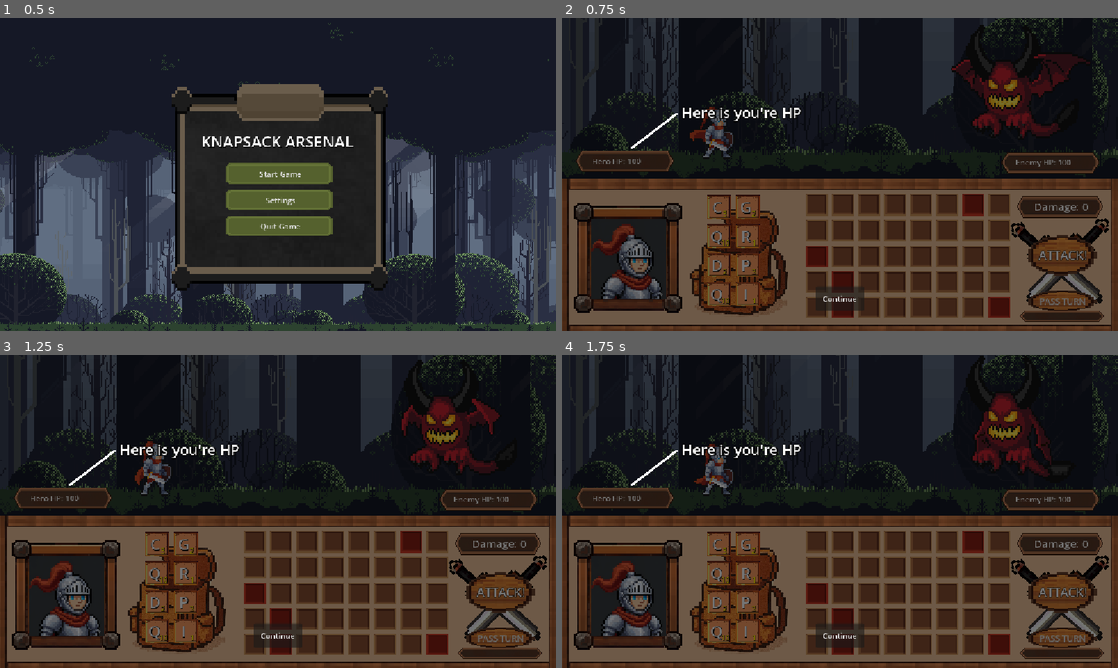
Above: before the commit, frames 1-4 (two rows, left to right).
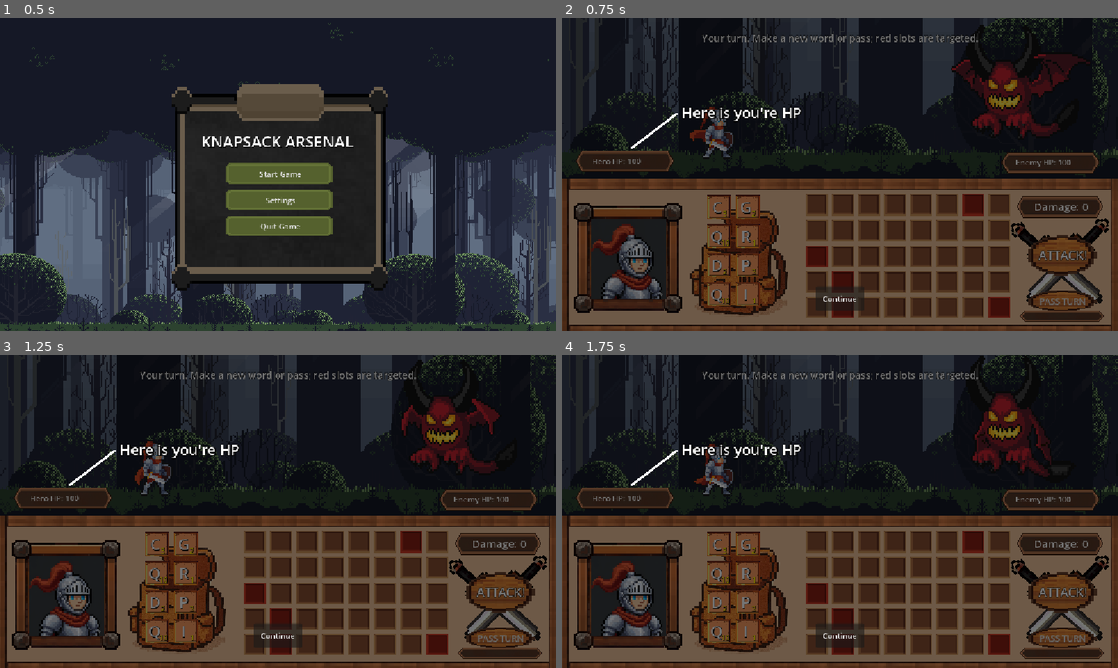
Above: after the commit, the same moments.

Repository: DodotXDD/botty
Game: Godot game, scene res://scenes/main_menu.tscn
The game is run twice, just before and just after one commit, with the same random seed, the same clock (stepped at 60 frames per second) and the same inputs.
Inputs:
- Up to frame 1 (0.5 s): no input
- Up to frame 2 (0.75 s): click "Start Game" at 0.5 s
- Up to frame 3 (1.25 s): no input
- Up to frame 4 (1.75 s): click "ATTACK!" at 1.25 s

Frame 1 is identical in both runs. In frame 2, 0.5% of the frame differs, in the area x 25-75%, y 5-9%; in frame 3, 0.5%; in frame 4, 0.5%.

Commit message:
Add feedback label to battle scene and update music controller references

Diff:
--- a/scenes/battle_scene.tscn
+++ b/scenes/battle_scene.tscn
@@ -802,6 +802,20 @@
 [node name="CanvasLayer" type="CanvasLayer" parent="."]
 process_mode = 3
 
+[node name="FeedbackLabel" type="Label" parent="CanvasLayer"]
+layout_mode = 0
+offset_left = 277.0
+offset_top = 24.0
+offset_right = 877.0
+offset_bottom = 58.0
+theme_override_colors/font_color = Color(1, 1, 1, 1)
+theme_override_colors/font_outline_color = Color(0, 0, 0, 1)
+theme_override_constants/outline_size = 4
+theme_override_font_sizes/font_size = 20
+text = "Your turn. Make a new word or pass; red slots are targeted."
+horizontal_alignment = 1
+vertical_alignment = 1
+
 [node name="Tutorial" type="Control" parent="CanvasLayer"]
 layout_mode = 3
 anchors_preset = 15
--- a/scenes/globalscene/music_controller.tscn
+++ b/scenes/globalscene/music_controller.tscn
@@ -16,7 +16,7 @@
 script = ExtResource("1_4dmpo")
 music_Mainmenu = ExtResource("2_jc13h")
 music_Gameplay = ExtResource("3_eqoka")
-music_Gameplay2 = ExtResource("4_eqoka")
+music_Pause = ExtResource("4_eqoka")
 
 [node name="AudioStreamPlayer2D" type="AudioStreamPlayer2D" parent="."]
 bus = &"Music"
--- a/scripts/battle_scene.gd
+++ b/scripts/battle_scene.gd
@@ -13,6 +13,7 @@
 @onready var hero_hp_label: Label = $UI/HeroHPLabel
 @onready var enemy_hp_label: Label = $UI/EnemyHPLabel
 @onready var total_damage_label: Label = $UI/DamageLabel/TotalDamageLabel
+@onready var feedback_label: Label = $CanvasLayer/FeedbackLabel
 @onready var ui_pouch = $UIpouch
 @onready var inventory_slots_container = $Inventory/SlotsContainer
 @onready var inventory = $Inventory
@@ -36,6 +37,7 @@
 # READY
 # -----------------------------------------------------
 func _ready() -> void:
+	MusicController.play_stream(MusicController.music_Gameplay)
 	if not attack_button.is_connected("pressed", Callable(self, "_on_attack_button_pressed")):
 		attack_button.connect("pressed", Callable(self, "_on_attack_button_pressed"))
 	if not end_turn_button.is_connected("pressed", Callable(self, "_on_end_turn_button_pressed")):
@@ -92,6 +94,7 @@
 	state = BattleState.PLAYER_TURN
 	attack_button.disabled = false
 	end_turn_button.disabled = false
+	feedback_label.text = "Your turn. Make a new word or pass; red slots are targeted."
 	hero.play_idle_anim()
 
 	if ui_pouch and ui_pouch.has_method("refresh_pouch"):
@@ -134,6 +137,7 @@
 
 		if not new_words_found:
 			print("❌ All words on the board have already been used!")
+			feedback_label.text = "Those words were already used. Find a new word or pass."
 			return
 
 		total_damage += bonus_damage
@@ -143,6 +147,7 @@
 
 		pending_player_damage = total_damage
 		print("⚔️ Hero attack prepared! Total damage:", pending_player_damage)
+		feedback_label.text = "Attack prepared: %d damage." % pending_player_damage
 
 		attack_button.disabled = true
 		end_turn_button.disabled = true
@@ -150,11 +155,13 @@
 		hero_walk_to(enemy.position + hero_attack_offset)
 	else:
 		print("❌ No valid words were found on the grid.")
+		feedback_label.text = "No new valid word. Rearrange letters or pass your turn."
 		return
 
 func _on_end_turn_button_pressed() -> void:
 	if state != BattleState.PLAYER_TURN:
 		return
+	feedback_label.text = "You passed. The enemy is taking its turn."
 	attack_button.disabled = true
 	end_turn_button.disabled = true
 	enemy_take_turn()
@@ -288,6 +295,7 @@
 	attack_button.disabled = true
 	end_turn_button.disabled = true
 	state = BattleState.ANIMATING
+	feedback_label.text = "Enemy turn..."
 	enemy_walk_to(hero.position + enemy_attack_offset)
 
 # -----------------------------------------------------
@@ -299,6 +307,7 @@
 	state = BattleState.WON
 	attack_button.disabled = true
 	end_turn_button.disabled = true
+	feedback_label.hide()
 	print("🏆 You win!")
 	_show_recap("VICTORY")
 
@@ -308,6 +317,7 @@
 	state = BattleState.LOST
 	attack_button.disabled = true
 	end_turn_button.disabled = true
+	feedback_label.hide()
 	print("💀 You lose!")
 	_show_recap("DEFEAT")
 
--- a/scripts/globals/music_controller.gd
+++ b/scripts/globals/music_controller.gd
@@ -4,7 +4,7 @@
 
 @export var music_Mainmenu: AudioStream
 @export var music_Gameplay: AudioStream
-@export var music_Gameplay2: AudioStream
+@export var music_Pause: AudioStream
 
 var last_stream: AudioStream;
 var music_volume_local: float = 1.0
--- a/scripts/pause_menu.gd
+++ b/scripts/pause_menu.gd
@@ -18,8 +18,8 @@
 func resume() -> void:
 	hide()
 	get_tree().paused = false
-	# Restore the battle music
-	MusicController.play_stream(MusicController.music_Gameplay2)
+	MusicController.process_mode = Node.PROCESS_MODE_INHERIT
+	MusicController.play_stream(MusicController.music_Gameplay)
 
 func pause() -> void:
 	show()
@@ -28,7 +28,7 @@
 		MusicController.process_mode = Node.PROCESS_MODE_ALWAYS
 	get_tree().paused = true
 	# Play pause music
-	MusicController.play_stream(MusicController.music_Gameplay2)
+	MusicController.play_stream(MusicController.music_Pause)
 
 func _on_resume_pressed() -> void:
 	resume()
--- a/scripts/tutorial.gd
+++ b/scripts/tutorial.gd
@@ -59,4 +59,4 @@
 		hide()
 		get_tree().paused = false
 		# Restore the battle music
-		MusicController.play_stream(MusicController.music_Mainmenu)
+		MusicController.play_stream(MusicController.music_Gameplay)
